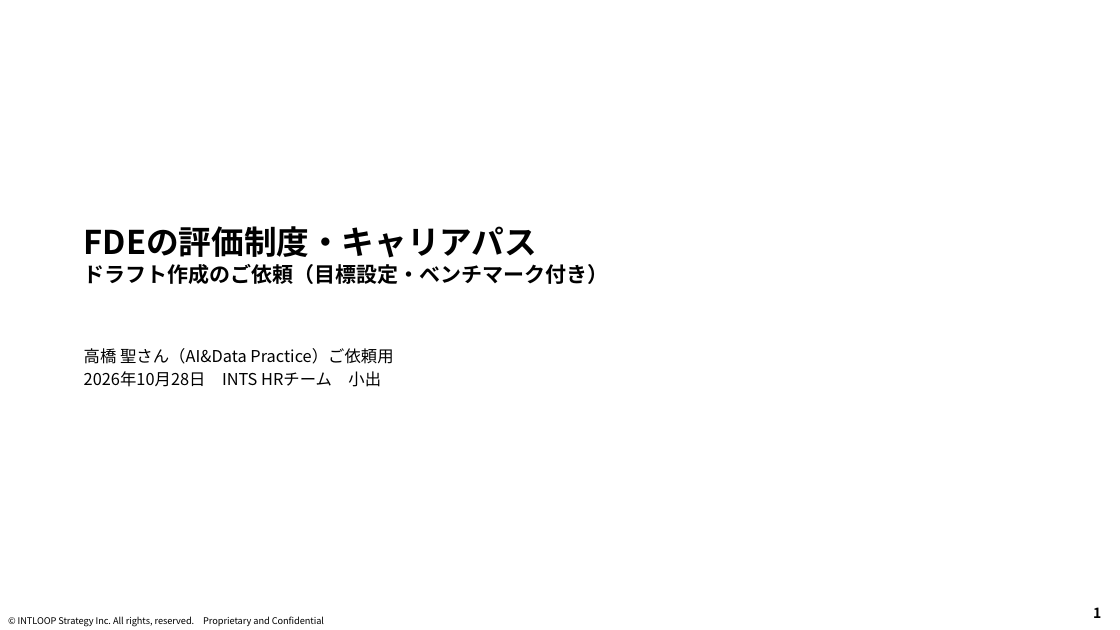
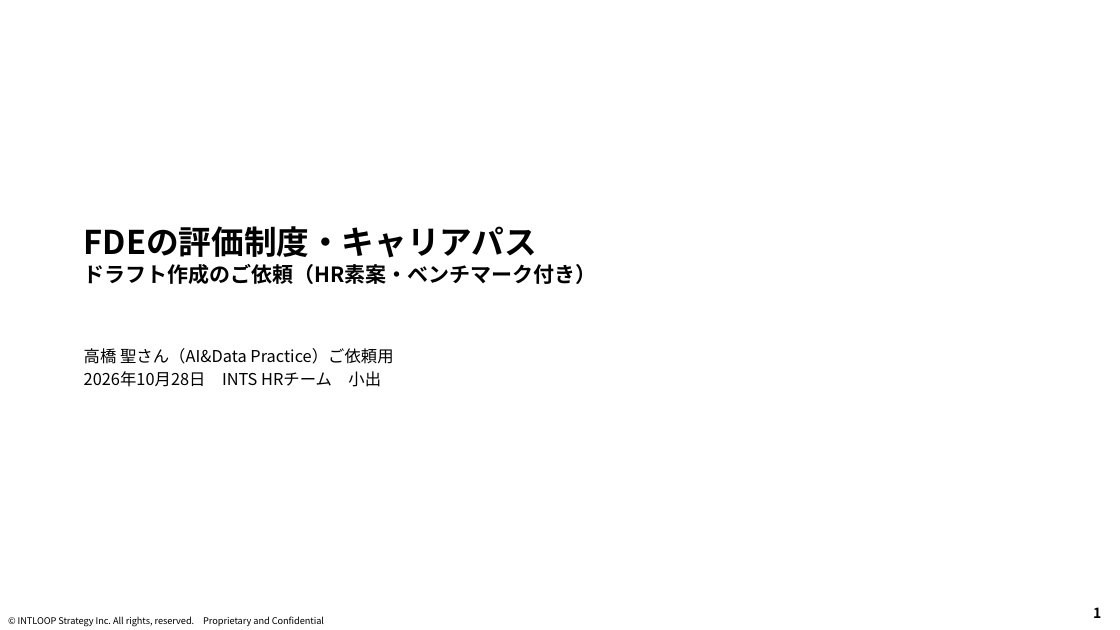
Before and after one commit to mkomko2011/For-AI, a slide deck: slide 1 of FDE評価制度・キャリアパス_ドラフト作成のご依頼_高橋聖さん_20261028.pptx. Drawn at 1120x630 pixels with LibreOffice and Linux fonts; fonts in the diff are those of the drawing; background and template pictures are left out. Boxes give left, top, right and bottom in pixels: in the first picture for what was removed or moved away, otherwise in the second. Text is boxed around its words. In the diff, an @@ line names an element or a change of style, - is before the commit and + after.

```diff
--- a/FDE評価制度・キャリアパス_ドラフト作成のご依頼_高橋聖さん_20261028.pptx
+++ b/FDE評価制度・キャリアパス_ドラフト作成のご依頼_高橋聖さん_20261028.pptx
@@ title at box(84, 264, 597, 284): text changed @@
-ドラフト作成のご依頼（目標設定・ベンチマーク付き）
+ドラフト作成のご依頼（HR素案・ベンチマーク付き）
```
Also in this commit, not shown: 5 other slides changed, 1 slide added, 1 other file.
